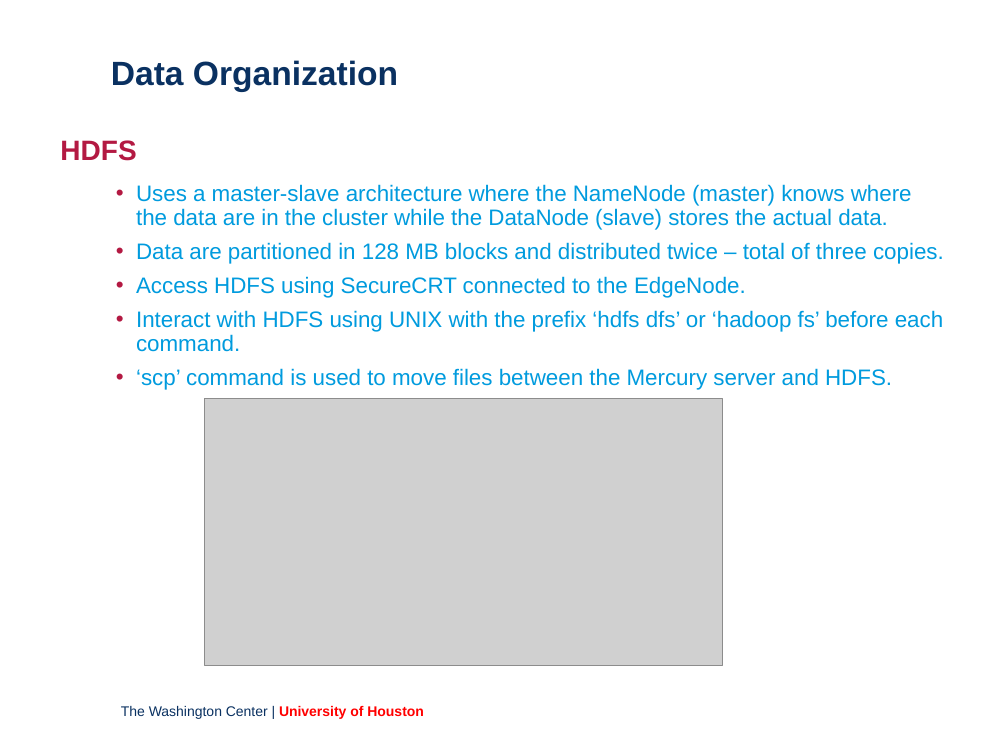
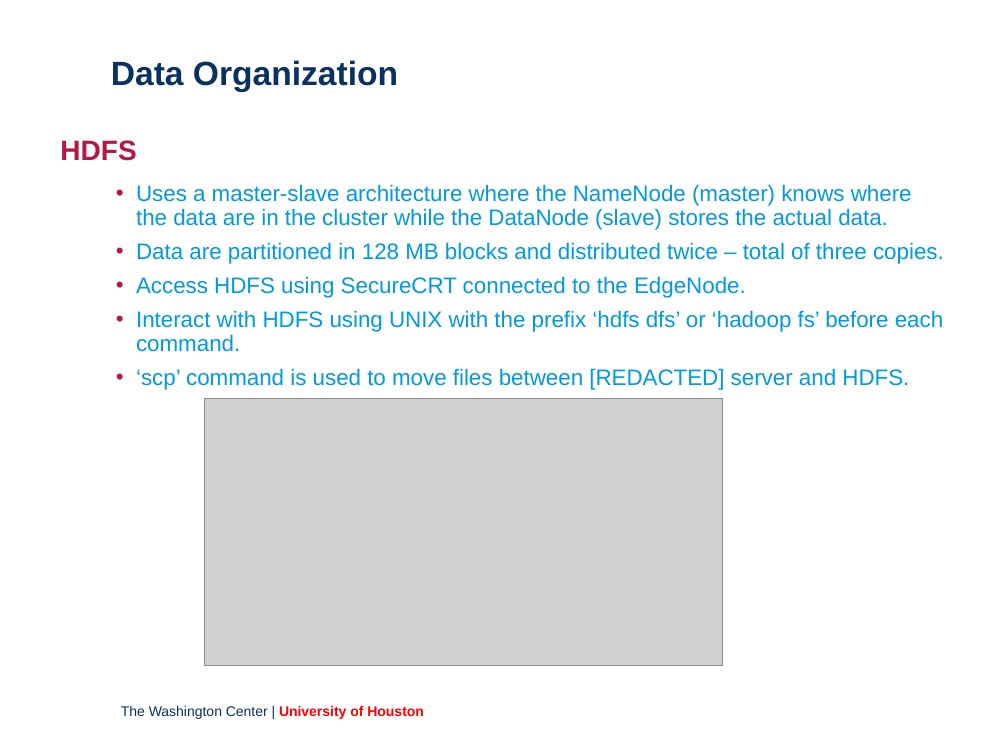
Before and after one commit to Ifraz93/Spark-R-Front-End-Implementation-Within-The-IRS, a slide deck: slide 5 of Demo Day.pptx. Drawn at 1008x756 pixels with LibreOffice and Linux fonts; fonts in the diff are those of the drawing; grey boxes stand for pictures; background and template pictures are left out. Boxes give left, top, right and bottom in pixels: in the first picture for what was removed or moved away, otherwise in the second. Text is boxed around its words. In the diff, an @@ line names an element or a change of style, - is before the commit and + after.

```diff
--- a/Demo Day.pptx
+++ b/Demo Day.pptx
@@ text at [136, 368, 909, 390]: text changed @@
-      • ‘scp’ command is used to move files between the Mercury server and HDFS.
+      • ‘scp’ command is used to move files between [REDACTED] server and HDFS.
```
Also in this commit, not shown: 1 other slide changed.
